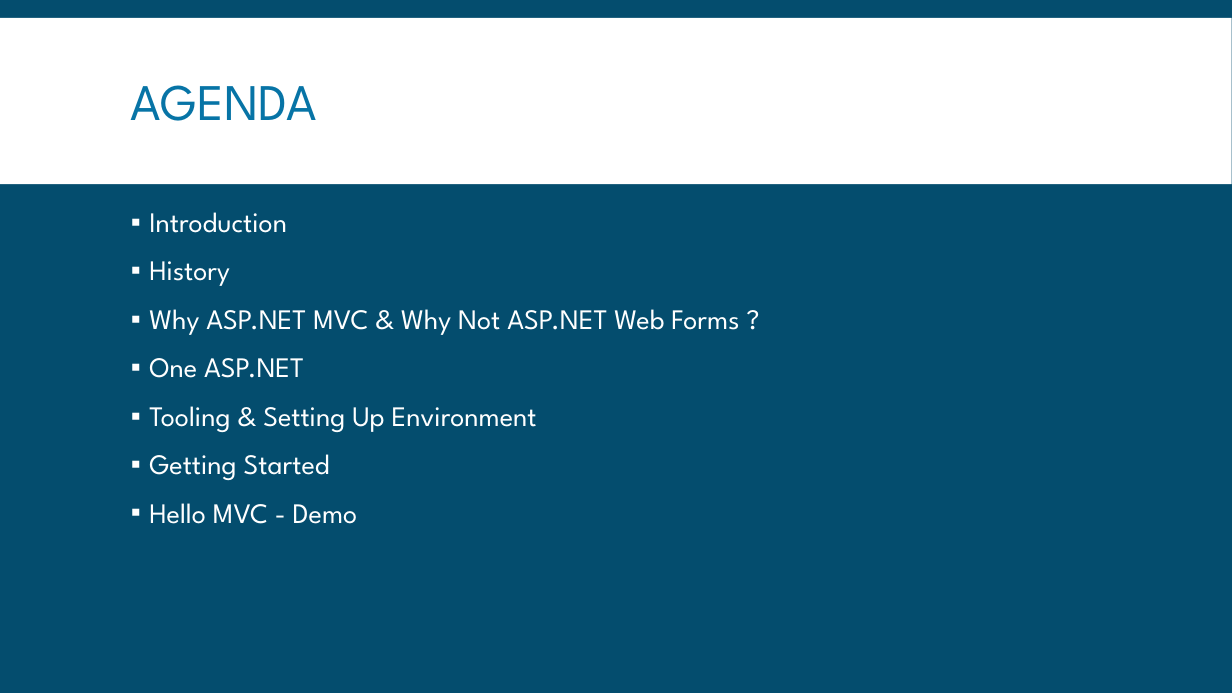
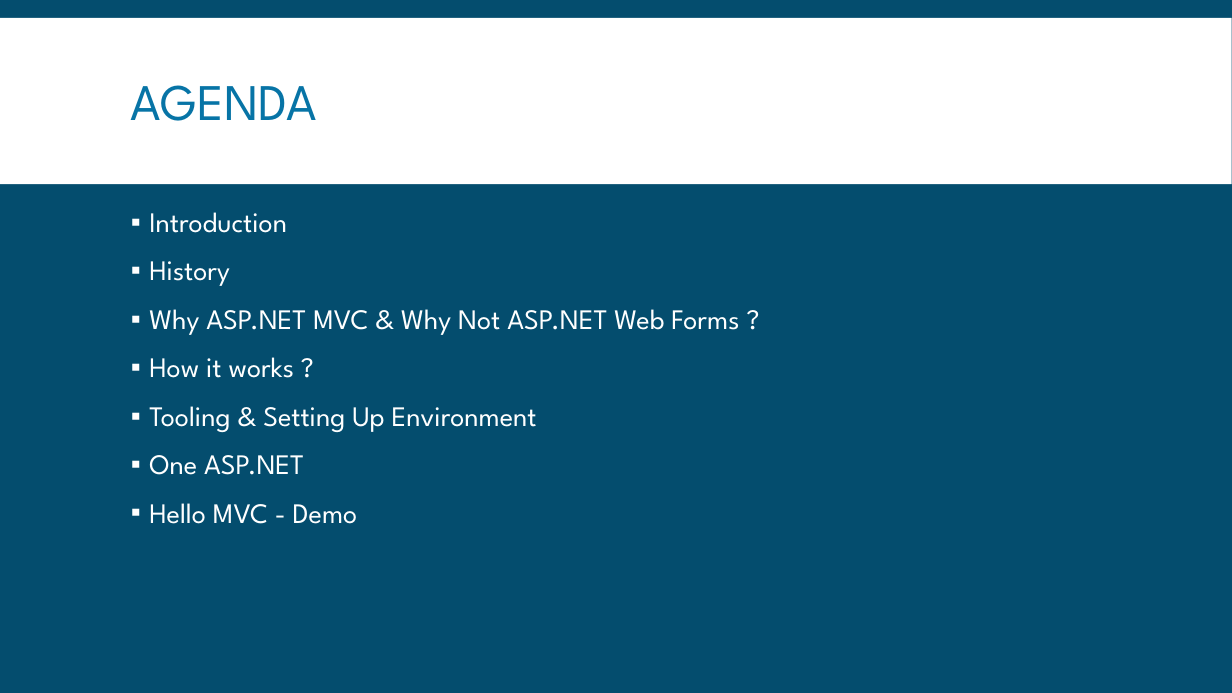
Before and after one commit to amaldevv/asp-net-mvc5, a slide deck: slide 2 of Presentations/Day 1.pptx. Drawn at 1232x693 pixels with LibreOffice and Linux fonts; fonts in the diff are those of the drawing. Boxes give left, top, right and bottom in pixels: in the first picture for what was removed or moved away, otherwise in the second. Text is boxed around its words. In the diff, an @@ line names an element or a change of style, - is before the commit and + after.

Commit message:
added more slides for day 1

```diff
--- a/Presentations/Day 1.pptx
+++ b/Presentations/Day 1.pptx
@@ text at <box>149,357,537,432</box>: paragraphs added @@
+▪ How it works ?
+▪ Tooling & Setting Up Environment
@@ text at <box>149,406,537,480</box>: paragraphs removed @@
-▪ Tooling & Setting Up Environment
-▪ Getting Started
```
Also in this commit, not shown: 4 slides added.
